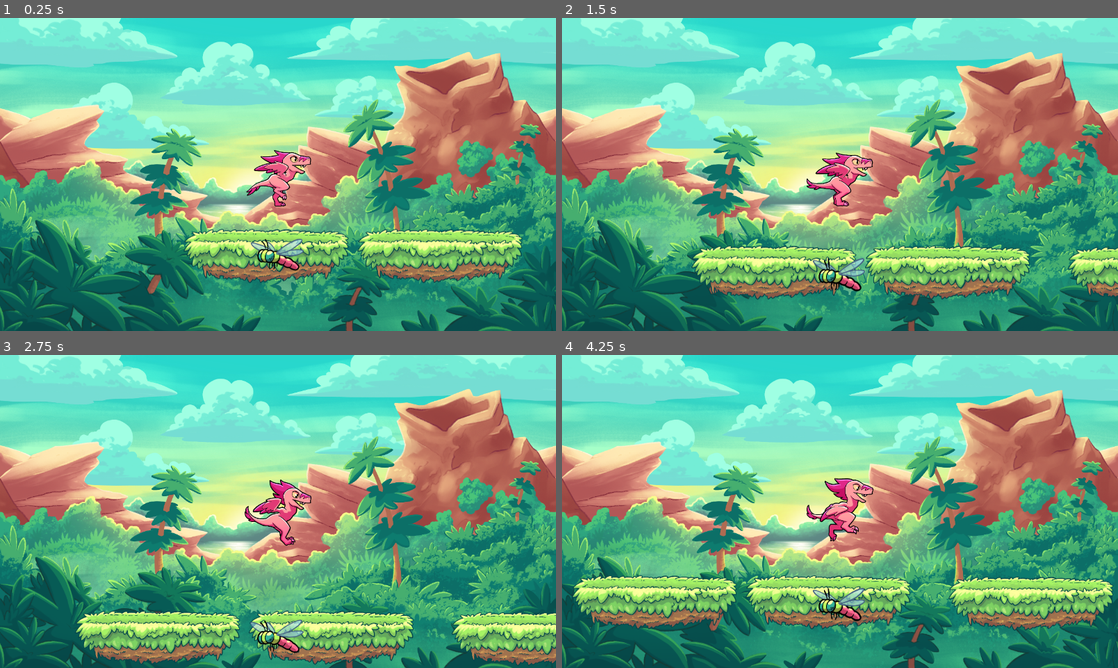
Above: before the commit, frames 1-4 (two rows, left to right).
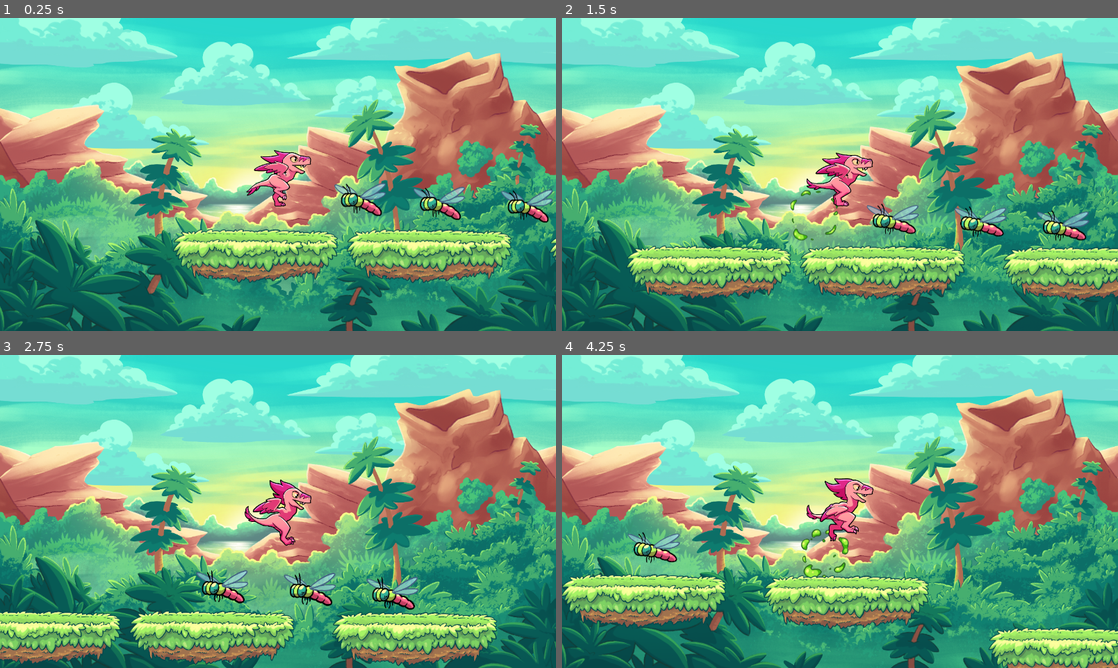
Above: after the commit, the same moments.

Repository: nathanuhn/Tumbling-Raptor
Game: Godot game, scene res://scenes/main.tscn
Two runs of this game, one before a commit and one after it. Both use one fixed random seed, a clock stepped at 60 frames per second and the inputs below.
Inputs:
- Up to frame 1 (0.25 s): no input
- Up to frame 2 (1.5 s): tap Space (jump) at 0.77 s
- Up to frame 3 (2.75 s): tap Space (jump) at 1.52 s
- Up to frame 4 (4.25 s): tap Space (jump) at 3.02, 3.77 s

The runs differ from the first frame. In frame 1, 7.5% of the frame differs, in the area x 31-100%, y 52-85%; in frame 2, 13%; in frame 3, 14%, in the area x 0-100%, y 68-100%; in frame 4, 14%.
Error before the commit: Invalid call. Nonexistent function 'add_score' in base 'Nil'. (res://scripts/collectible.gd:15)

Commit message:
I made collectibles

Diff:
--- a/scenes/collectible.tscn
+++ b/scenes/collectible.tscn
@@ -106,7 +106,7 @@
 "duration": 1.0,
 "texture": SubResource("AtlasTexture_lxqhu")
 }],
-"loop": true,
+"loop": false,
 "name": &"collected",
 "speed": 10.0
 }, {
@@ -152,10 +152,8 @@
 
 [node name="AnimatedSprite2D" type="AnimatedSprite2D" parent="."]
 sprite_frames = SubResource("SpriteFrames_0tgn5")
-animation = &"idle"
+animation = &"collected"
 autoplay = "idle"
-frame = 3
-frame_progress = 0.082437
 
 [node name="CollisionShape2D" type="CollisionShape2D" parent="."]
 shape = SubResource("RectangleShape2D_p6c6r")
--- a/scenes/main.tscn
+++ b/scenes/main.tscn
@@ -6,10 +6,11 @@
 [ext_resource type="PackedScene" uid="uid://b4wma7514kdnd" path="res://scenes/player.tscn" id="3_j2ena"]
 [ext_resource type="Script" path="res://scripts/player.gd" id="4_474lu"]
 [ext_resource type="PackedScene" uid="uid://bhap6c1rglncl" path="res://scenes/collectible.tscn" id="6_03ui2"]
+[ext_resource type="AudioStream" uid="uid://dal3i8dnhobtq" path="res://assets/sounds/collect.wav" id="7_knj21"]
 
 [node name="World" type="Node2D" node_paths=PackedStringArray("moving_environment") groups=["example"]]
 script = ExtResource("1_avk18")
-world_speed = 100
+world_speed = 200
 moving_environment = NodePath("Enviornment/Moving")
 
 [node name="Camera2D" type="Camera2D" parent="."]
@@ -25,6 +26,22 @@
 
 [node name="Platform" parent="Enviornment/Moving" instance=ExtResource("2_ixxmg")]
 
+[node name="Collectible" parent="Enviornment/Moving" node_paths=PackedStringArray("game") instance=ExtResource("6_03ui2")]
+position = Vector2(242, -131)
+game = NodePath("../../..")
+
+[node name="Collectible2" parent="Enviornment/Moving" node_paths=PackedStringArray("game") instance=ExtResource("6_03ui2")]
+position = Vector2(816, -107)
+game = NodePath("../../..")
+
+[node name="Collectible3" parent="Enviornment/Moving" node_paths=PackedStringArray("game") instance=ExtResource("6_03ui2")]
+position = Vector2(424, -122)
+game = NodePath("../../..")
+
+[node name="Collectible4" parent="Enviornment/Moving" node_paths=PackedStringArray("game") instance=ExtResource("6_03ui2")]
+position = Vector2(626, -116)
+game = NodePath("../../..")
+
 [node name="Player" parent="." node_paths=PackedStringArray("camera") instance=ExtResource("3_j2ena")]
 position = Vector2(2, -202)
 scale = Vector2(0.6, 0.6)
@@ -33,4 +50,9 @@
 jump_power = 350
 camera = NodePath("../Camera2D")
 
-[node name="Collectible" parent="." instance=ExtResource("6_03ui2")]
+[node name="Sounds" type="Node2D" parent="."]
+position = Vector2(2, -202)
+scale = Vector2(0.6, 0.6)
+
+[node name="CollectSound" type="AudioStreamPlayer2D" parent="Sounds"]
+stream = ExtResource("7_knj21")
--- a/scripts/games.gd
+++ b/scripts/games.gd
@@ -4,11 +4,15 @@
 
 @export var moving_environment: Node2D
 
+@onready var collect_sound = $Sounds/CollectSound
+
 var platform = preload("res://scenes/platform.tscn")
 
 var rng = RandomNumberGenerator.new()
 var last_platform_position = Vector2.ZERO
 var next_spawn_time = 0
+var score = 0
+var collectible_pitch = 1.0
 
 func _ready():
 	rng.randomize()
@@ -38,3 +42,11 @@
 
 
 	moving_environment.position.x -= world_speed * delta
+
+
+func add_score(value):
+	score += value
+	collect_sound.set_pitch_scale(collectible_pitch)
+	collect_sound.play()
+	collectible_pitch += 0.1
+	print(score)
Not shown: 1 places in scenes/main.tscn that only renumber resources
